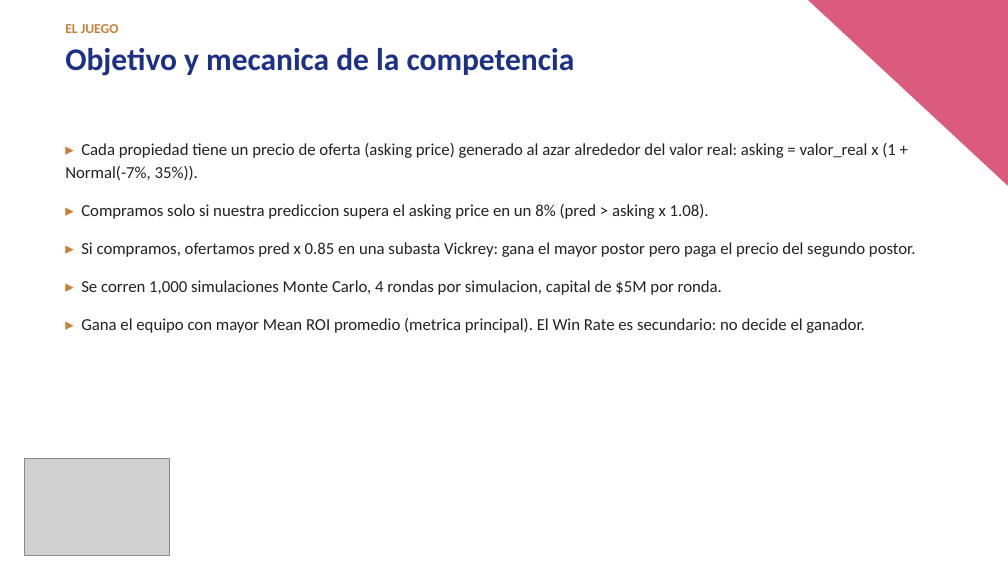
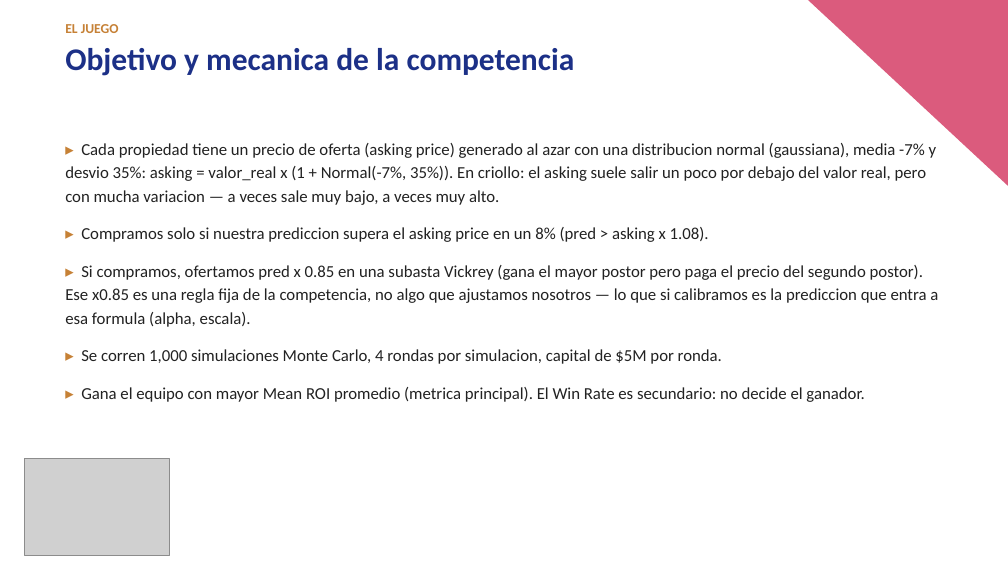
Before and after one commit to martinceriotti/26ROS_Sam, a slide deck: slide 2 of reports/resumen_proyecto_SAM.pptx. Drawn at 1008x567 pixels with LibreOffice and Linux fonts; fonts in the diff are those of the drawing; grey boxes stand for pictures. Boxes give left, top, right and bottom in pixels: in the first picture for what was removed or moved away, otherwise in the second. Text is boxed around its words. In the diff, an @@ line names an element or a change of style, - is before the commit and + after.

```diff
--- a/reports/resumen_proyecto_SAM.pptx
+++ b/reports/resumen_proyecto_SAM.pptx
@@ text at [65,143,937,205]: text changed @@
-▸ Cada propiedad tiene un precio de oferta (asking price) generado al azar alrededor del valor real: asking = valor_real x (1 + Normal(-7%, 35%)).
+▸ Cada propiedad tiene un precio de oferta (asking price) generado al azar con una distribucion normal (gaussiana), media -7% y desvio 35%: asking = valor_real x (1 + Normal(-7%, 35%)). En criollo: el asking suele salir un poco por debajo del valor real, pero con mucha variacion — a veces sale muy bajo, a veces muy alto.
@@ text at [65,265,938,327]: text changed @@
-▸ Si compramos, ofertamos pred x 0.85 en una subasta Vickrey: gana el mayor postor pero paga el precio del segundo postor.
+▸ Si compramos, ofertamos pred x 0.85 en una subasta Vickrey (gana el mayor postor pero paga el precio del segundo postor). Ese x0.85 es una regla fija de la competencia, no algo que ajustamos nosotros — lo que si calibramos es la prediccion que entra a esa formula (alpha, escala).
```
Also in this commit, not shown: 2 other slides changed, 4 other files.
